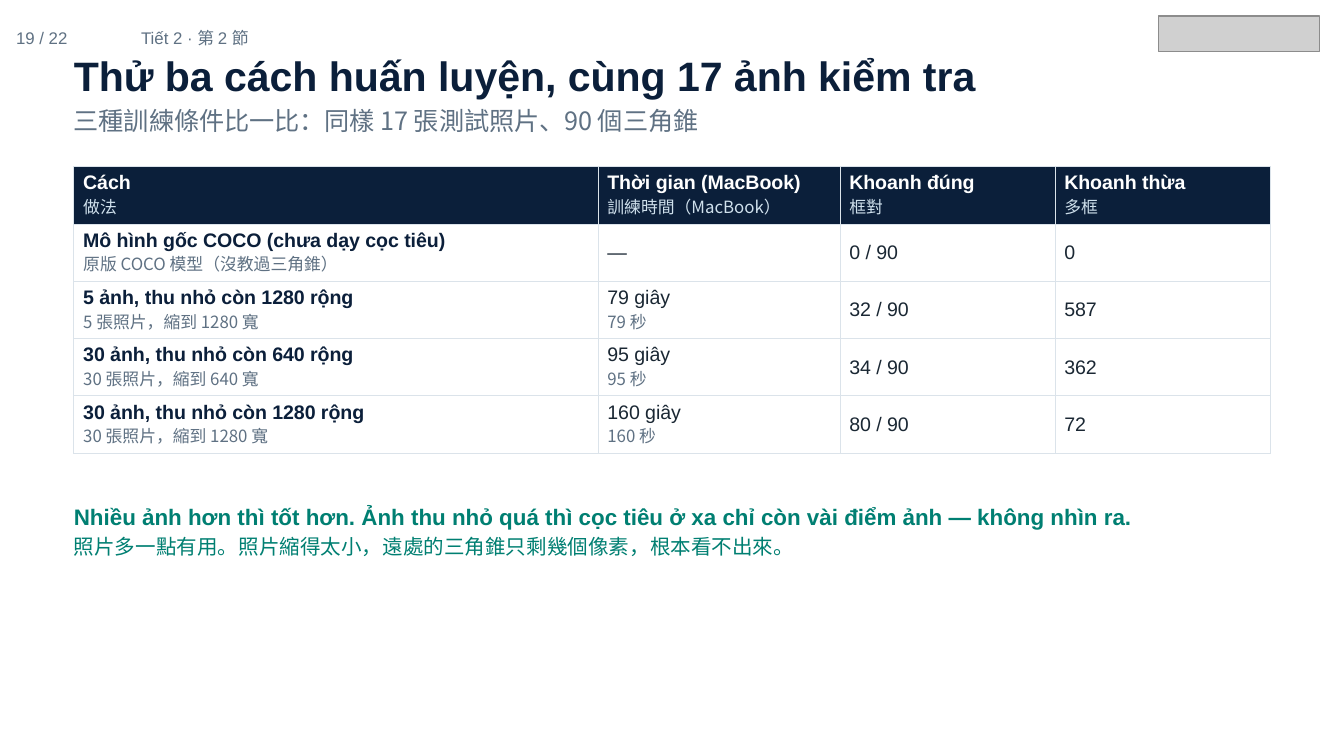
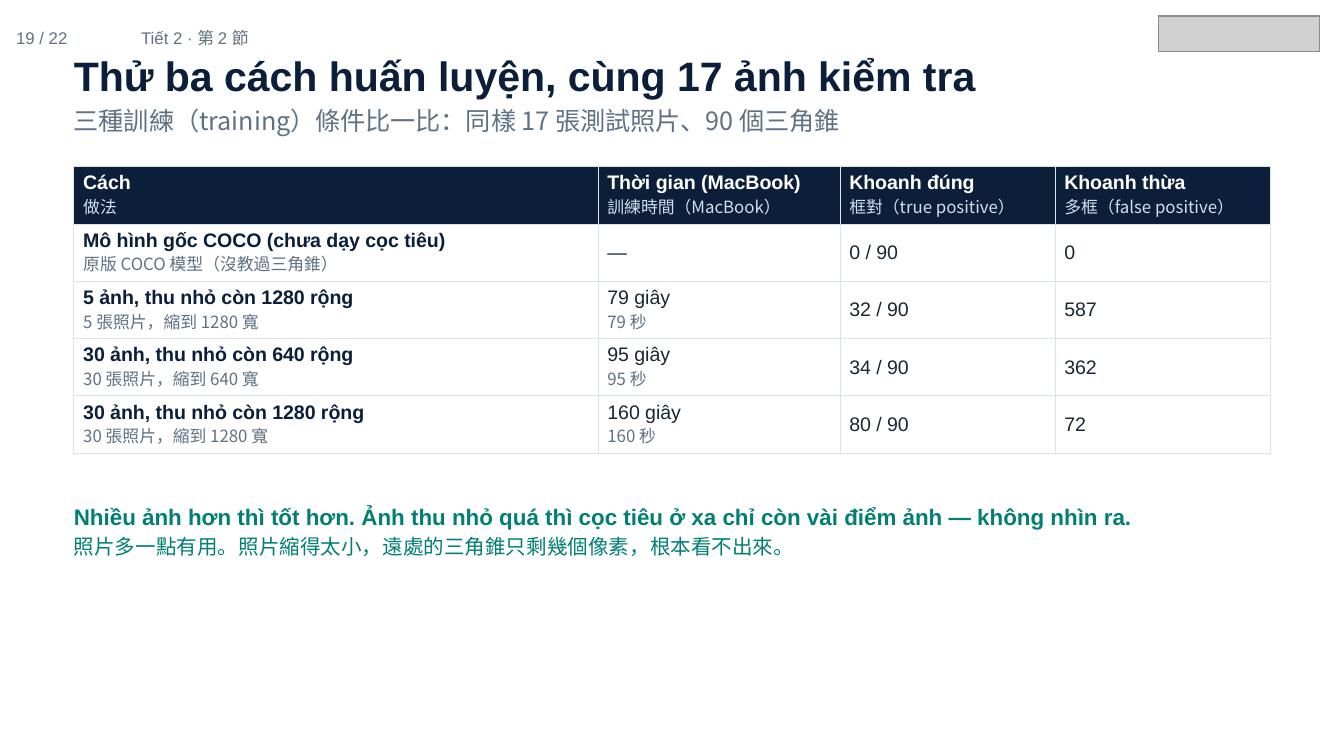
Before and after one commit to ch-neural/MITUST-Principles-of-Self-Driving-Cars, a slide deck: slide 19 of 第十週(11-12)/第十週_第2節_簡報.pptx. Drawn at 1344x756 pixels with LibreOffice and Linux fonts; fonts in the diff are those of the drawing; grey boxes stand for pictures. Boxes give left, top, right and bottom in pixels: in the first picture for what was removed or moved away, otherwise in the second. Text is boxed around its words. In the diff, an @@ line names an element or a change of style, - is before the commit and + after.

```diff
--- a/第十週(11-12)/第十週_第2節_簡報.pptx
+++ b/第十週(11-12)/第十週_第2節_簡報.pptx
@@ text at (74,108,839,136): text changed @@
-三種訓練條件比一比：同樣 17 張測試照片、90 個三角錐
+三種訓練（training）條件比一比：同樣 17 張測試照片、90 個三角錐
@@ table at (74,167,1270,448) @@
-row 1, column 3: Khoanh đúng / 框對
+row 1, column 3: Khoanh đúng / 框對（true positive）
-row 1, column 4: Khoanh thừa / 多框
+row 1, column 4: Khoanh thừa / 多框（false positive）
```
Also in this commit, not shown: 18 other slides changed, 5 other files.
